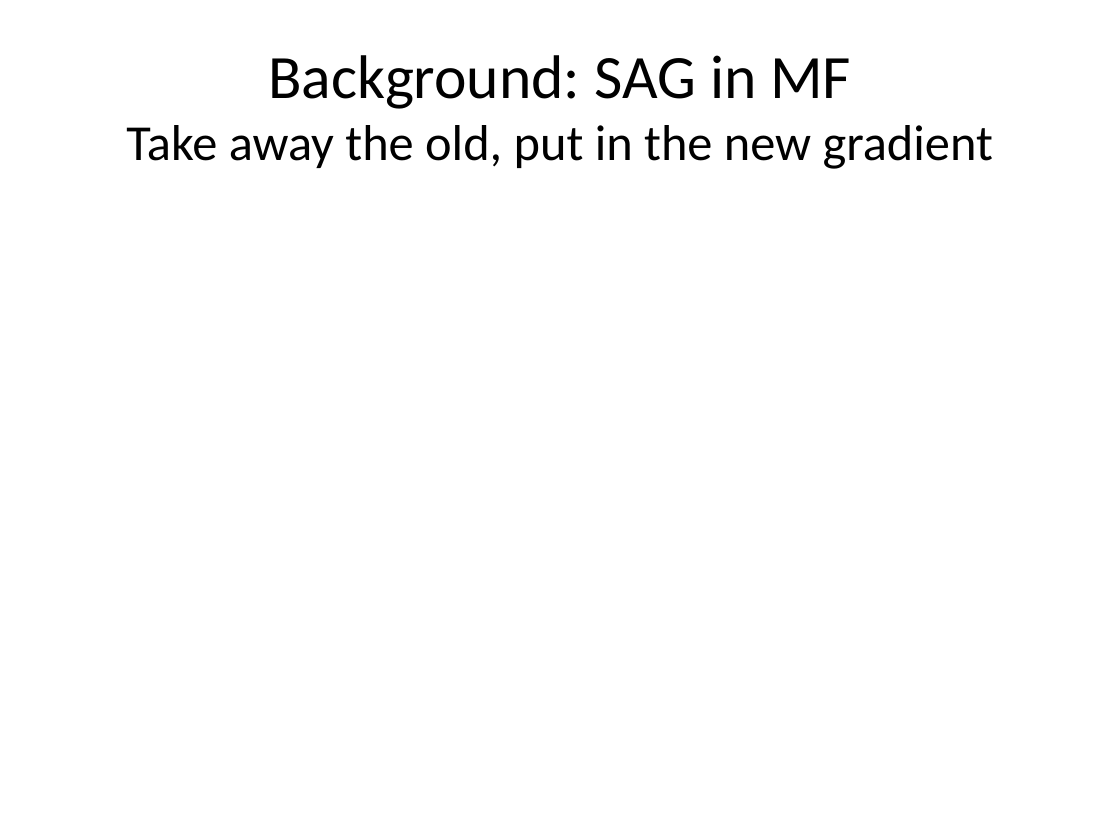
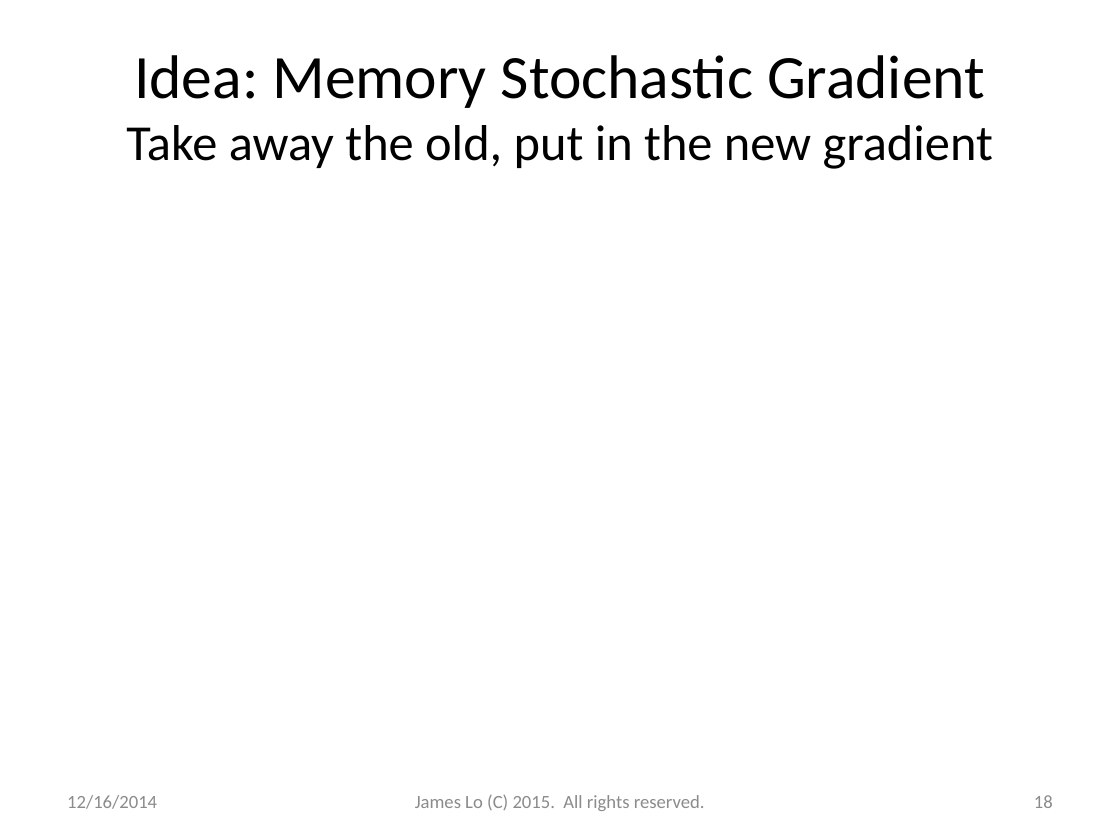
Before and after one commit to jamestklo/MatrixFactorizationMatlab, a slide deck: slide 18 of cs534L-SAGmf.pptx (slide 17 before the commit). Drawn at 1120x840 pixels with LibreOffice and Linux fonts; fonts in the diff are those of the drawing; grey boxes stand for pictures. Boxes give left, top, right and bottom in pixels: in the first picture for what was removed or moved away, otherwise in the second. Text is boxed around its words. In the diff, an @@ line names an element or a change of style, - is before the commit and + after.

```diff
--- a/cs534L-SAGmf.pptx
+++ b/cs534L-SAGmf.pptx
@@ title at <box>126,55,993,169</box>: text changed @@
-Background: SAG in MF
-Take away the old, put in the new gradient
+Idea: Memory Stochastic Gradient
+Take away the old, put in the new gradient
@@ text added at <box>67,795,157,809</box>, 12 pt, text #8C8C8C @@
+12/16/2014
@@ text added at <box>415,795,705,811</box>, 12 pt, text #8C8C8C @@
+James Lo (C) 2015. All rights reserved.
@@ page number added at <box>1034,795,1053,808</box>, 12 pt, text #8C8C8C @@
+18
```
Also in this commit, not shown: 45 other slides changed, 12 slides added, 8 slides removed, 1 other file.
